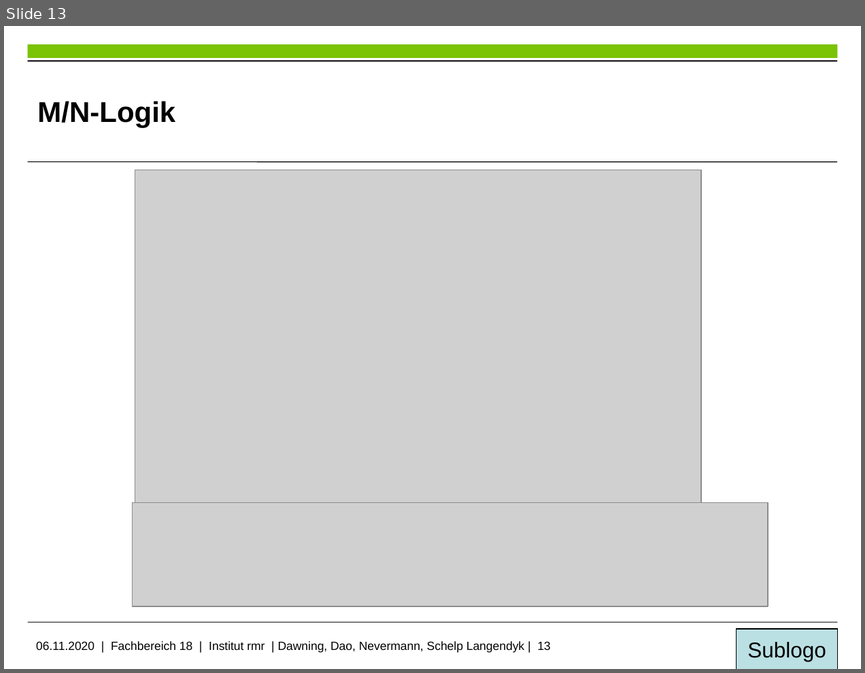
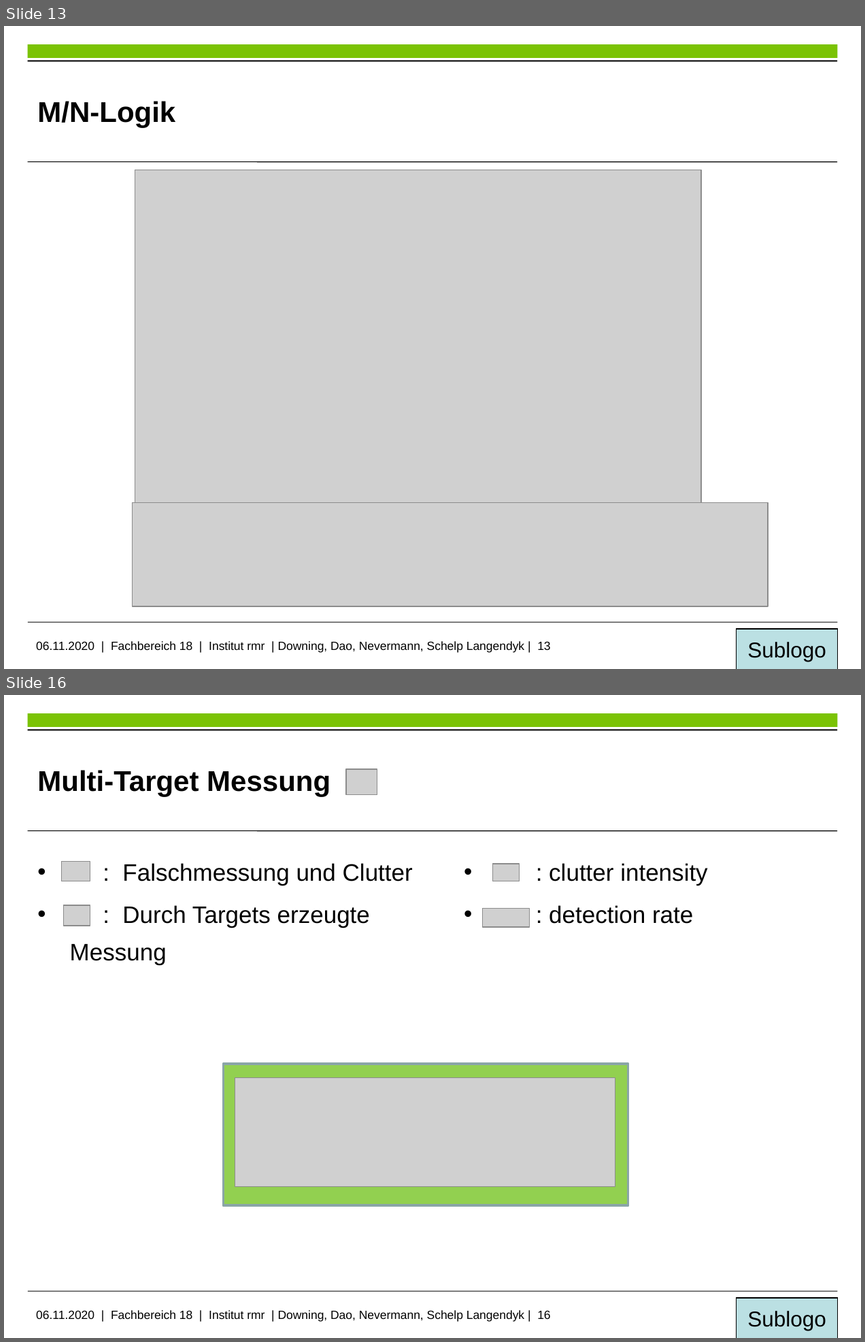
Before and after one commit to PercyDwn/MaritimeHindernisse, a slide deck: Präsentation ProSeminar SoSe20/Hinderniserfassung in maritimer Umgebung.pptx. Shown one above the other, each under a label of ours: slide 13 before the commit, slides 13 and 16 after it; the slides between them are not shown. The pictures are 865x673 and 865x1342 pixels, drawn with LibreOffice and Linux fonts; fonts in the diff are those of the drawing; grey boxes stand for pictures; background and template pictures are left out. Boxes give left, top, right and bottom in pixels: in the first picture for what was removed or moved away, otherwise in the second. Text is boxed around its words. In the diff, an @@ line names an element or a change of style, - is before the commit and + after.

```diff
--- a/Präsentation ProSeminar SoSe20/Hinderniserfassung in maritimer Umgebung.pptx
+++ b/Präsentation ProSeminar SoSe20/Hinderniserfassung in maritimer Umgebung.pptx
@@ slide 16 added at [4, 695, 861, 1338], background #FFFFFF; not listed: 6 template elements that a slide beside it also shows @@
@@ title added at [37, 770, 330, 797], 24 pt, text #000000, bold @@
+Multi-Target Messung
@@ picture added at [346, 770, 377, 795] @@
@@ picture added at [61, 861, 90, 881] @@
@@ text added at [70, 863, 413, 964], 20 pt, text #000000 @@
+• : Falschmessung und Clutter
+• : Durch Targets erzeugte Messung
@@ picture added at [492, 864, 519, 881] @@
@@ text added at [549, 863, 707, 923], 20 pt, text #000000 @@
+• : clutter intensity
+• : detection rate
@@ picture added at [63, 905, 90, 926] @@
@@ picture added at [482, 909, 529, 927] @@
@@ rectangle added at [224, 1064, 628, 1205], fill #92D050, outline #8AA6A8 2 pt @@
@@ picture added at [235, 1077, 616, 1186] @@
@@ slide 13 changed as well @@
@@ text at [36, 641, 550, 652]: text changed @@
-06.11.2020 | Fachbereich 18 | Institut rmr | Dawning, Dao, Nevermann, Schelp Langendyk | 13
+06.11.2020 | Fachbereich 18 | Institut rmr | Downing, Dao, Nevermann, Schelp Langendyk | 13
```
Also in this commit, not shown: 13 other slides changed, 22 other slides added, 1 slide removed, 3 other files.
